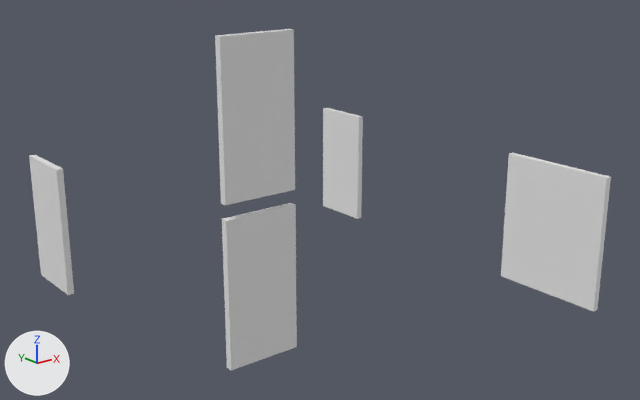
A saved change to the FBX model 3Dmodels/Houses/MainHouse_Doors.fbx.
One viewpoint serves both versions: a camera (50 mm lens) standing at (-9.21, -11.82, 4.74) and looking at (-2.51, -3.45, 1.39). Every picture has the same lights, and +X, +Y and +Z are marked at lower left.

In view in the first picture: 'Door.001', 'Door.002', 'Door.003', 'Door.004', 'Door_garage'.
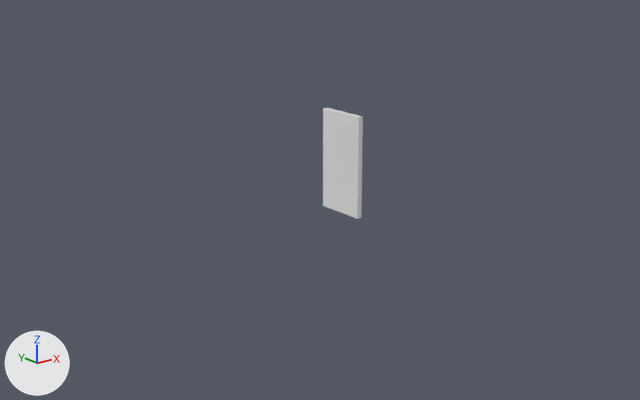
The newer file is also turned or shifted as a whole; pictures and numbers use the older file's frame.

Patch to the scene script:
```diff
--- a/3Dmodels/Houses/MainHouse_Doors.fbx.py
+++ b/3Dmodels/Houses/MainHouse_Doors.fbx.py
@@ ob_door_garage @@
-ob_door_garage = bpy.data.objects.new('Door_garage', me_cube_046)
-ob_door_garage.location = (-0.052, -5.193, 1.81)
@@ ob_door_003 @@
-ob_door_003 = bpy.data.objects.new('Door.003', me_cube_045)
-ob_door_003.location = (-4.53, -4.374, 0.075)
@@ ob_door_002 @@
-ob_door_002 = bpy.data.objects.new('Door.002', me_cube_044)
-ob_door_002.location = (-4.533, -4.374, 1.966)
@@ ob_door_001 @@
-ob_door_001 = bpy.data.objects.new('Door.001', me_cube_026)
-ob_door_001.location = (-5.052, -0.515, 0.1)
```

What differs and where, as boxes (x1, y1, x2, y2) in the pictures (640 x 400 px):
'Door_garage', deleted: before (501, 153, 611, 312)
'Door.002', deleted: before (215, 29, 295, 205)
'Door.003', deleted: before (222, 203, 297, 370)
'Door.001', deleted: before (29, 155, 74, 295)
